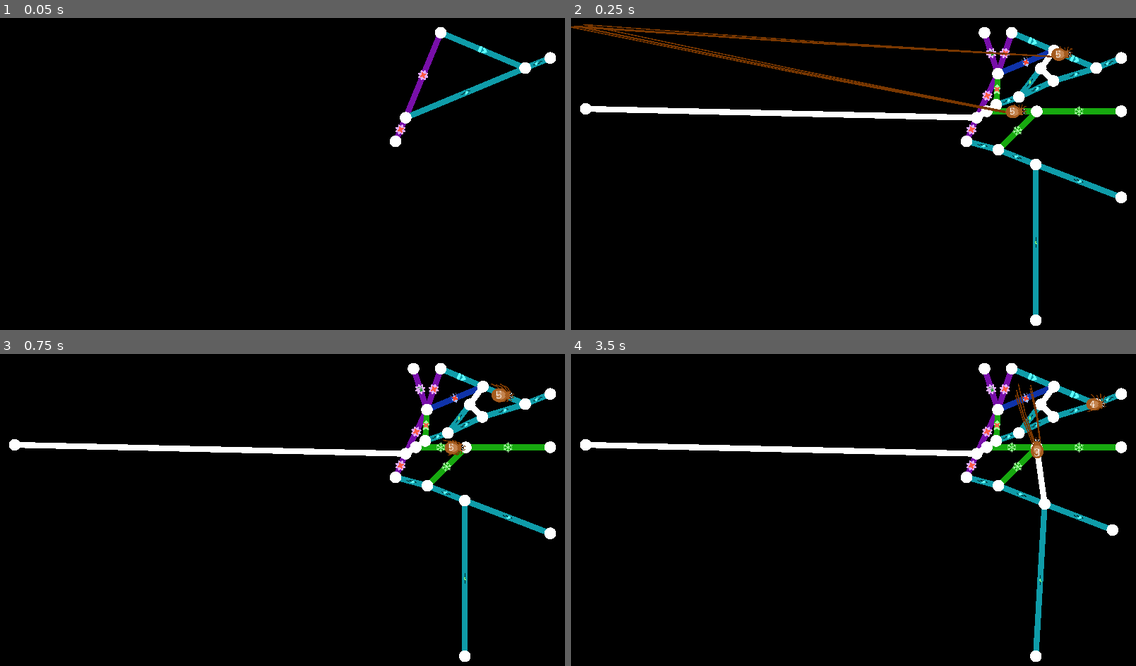
Above: before the commit, frames 1-4 (two rows, left to right).
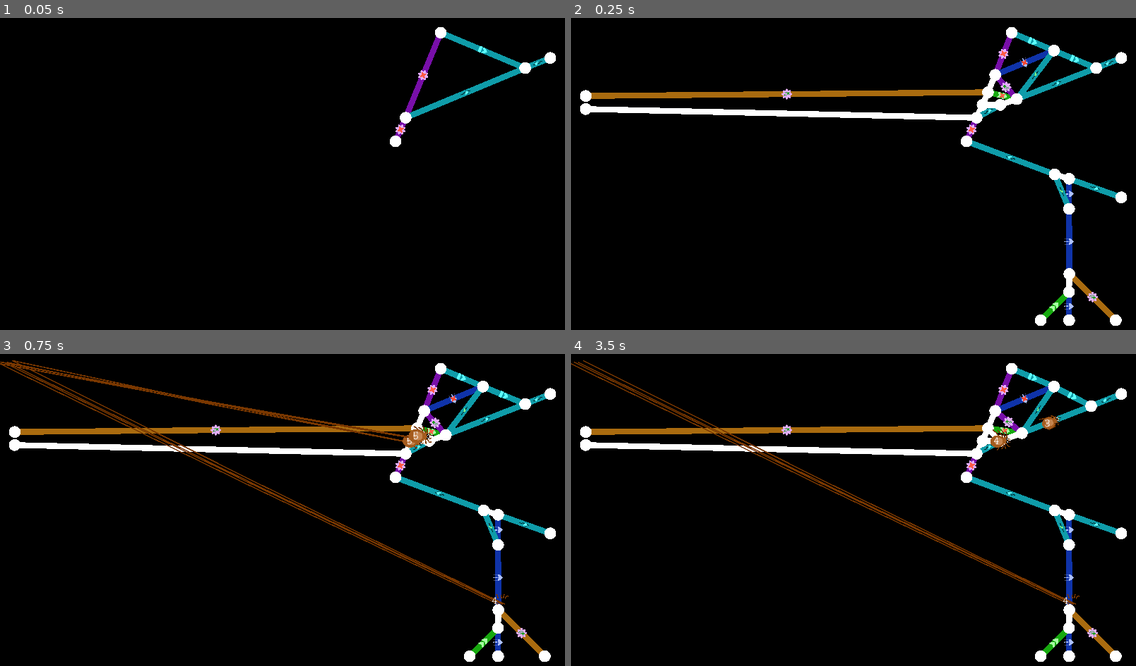
Above: after the commit, the same moments.

Repository: Pandaqi/Windowsilk
Game: Godot game, scene res://Main.tscn
Same seed, same stepped clock (60 frames per second), same inputs: the game is played once before the commit and once after it.
Inputs:
- Up to frame 1 (0.05 s): no input
- Up to frame 2 (0.25 s): no input
- Up to frame 3 (0.75 s): tap Enter at 0.5 s; hold Right from 0.53 s (still down); tap T at 0.6 s
- Up to frame 4 (3.5 s): tap Space at 0.77, 1.52, 3.02 s; release Right at 1.28 s; hold Down 1.28-2.03 s; tap K at 1.35 s; hold Right 2.03-2.78 s; tap J at 2.1 s; hold Up from 2.78 s (still down); tap H at 2.85 s

Frame 1 is identical in both runs. In frame 2, 6.8% of the frame differs, in the area x 0-99%, y 2-99%; in frame 3, 7.5%; in frame 4, 7.2%.

Commit message:
Makes jumping work, fixes some underlying issues

Diff:
--- a/scripts/entities.gd
+++ b/scripts/entities.gd
@@ -1,6 +1,8 @@
 extends Node2D
 
-const BOUNDS = { 'min': 3, 'max': 8 }
+# DEBUGGING
+#good values are 3-8, setting to 1 is just for testing
+const BOUNDS = { 'min': 1, 'max': 1 }
 const TIME_BOUNDS = { 'min': 3.0, 'max': 7.0 }
 
 var entity_scene = preload("res://scenes/entity.tscn")
@@ -18,11 +20,11 @@
 }
 
 func activate():
-	#available_types = ['larva']
-	return
-
 	available_types = GlobalDict.entities.keys()
 	available_types.erase("player_spider")
+
+	# DEBUGGING
+	available_types = ['grasshopper']
 
 	_on_Timer_timeout()
 
@@ -35,7 +37,7 @@
 	timer.start()
 
 func check_placement():
-	var num_entities = get_tree().get_nodes_in_group("Entities").size()
+	var num_entities = get_tree().get_nodes_in_group("NonPlayers").size()
 	if num_entities >= BOUNDS.max: return
 
 	place_entity()
--- a/scripts/entity_modules/module_movement_general.gd
+++ b/scripts/entity_modules/module_movement_general.gd
@@ -10,6 +10,8 @@
 onready var shuffler = $Shuffler
 onready var stamina = $Stamina
 onready var jumper = $Jumper
+
+signal move_vec(vec, dt)
 
 func initialize():
 	if not active_module: return
@@ -71,12 +73,14 @@
 		var vec_to = (hit_body.position - body.position).normalized()
 		active_module.set_vector(vec_to)
 
-func has_fleeing_behavior(other_body):
+func has_fleeing_behavior(other_body = null):
 	if not data.has('flee'): return false
-	if data.has('flee_type') and not other_body.m.status.same_type(data.flee_type): return false
+	if other_body:
+		if data.has('flee_type') and not other_body.m.status.same_type(data.flee_type): return false
 	return data.flee
 
-func has_chasing_behavior(other_body):
+func has_chasing_behavior(other_body = null):
 	if not data.has('chase'): return false
-	if data.has('chase_type') and not other_body.m.status.same_type(data.chase_type): return false
+	if other_body:
+		if data.has('chase_type') and not other_body.m.status.same_type(data.chase_type): return false
 	return data.chase
--- a/scripts/entity_modules/module_silkreader.gd
+++ b/scripts/entity_modules/module_silkreader.gd
@@ -23,7 +23,7 @@
 	if not cur_silk_type: return
 
 	# NOTE: if we immediately start changing points, we might get stuck on the starting point (as it just moved underneath us), so only start slightly later, works wonders
-	var far_enough_on_edge =  cur_edge.m.body.get_dist_to_closest_point(body) > 20
+	var far_enough_on_edge = cur_edge.m.body.get_dist_to_closest_point(body) > 20
 	if cur_silk_type == "featherlight" and far_enough_on_edge:
 		cur_edge.m.body.move_extremes_inward(FEATHERLIGHT_SPEED, dt)
 
--- a/scripts/entity_modules/module_status.gd
+++ b/scripts/entity_modules/module_status.gd
@@ -21,6 +21,8 @@
 
 func make_non_player():
 	body.erase_module("input")
+
+	body.add_to_group("NonPlayers")
 
 func is_player():
 	return (player_num >= 0)
--- a/scripts/entity_modules/module_tracker_general.gd
+++ b/scripts/entity_modules/module_tracker_general.gd
@@ -20,6 +20,10 @@
 	if not active_module.has_method("force_change_edge"): return
 	active_module.force_change_edge(e)
 
+func force_set_edge(e):
+	if not active_module.has_method("force_set_edge"): return
+	active_module.force_set_edge(e)
+
 func get_current_edge():
 	if not active_module.has_method("get_current_edge"): return
 	return active_module.get_current_edge()
--- a/scripts/entity_modules/module_trail.gd
+++ b/scripts/entity_modules/module_trail.gd
@@ -27,7 +27,7 @@
 func paint():
 	if type == "": return
 	if not painting_allowed: return
-	if not last_known_edge: return
+	if not last_known_edge or not is_instance_valid(last_known_edge): return
 
 	last_known_edge.m.type.set_to(type)
 
--- a/scripts/globals/global_dict.gd
+++ b/scripts/globals/global_dict.gd
@@ -6,6 +6,9 @@
 
 	'debug_terrain_types': true,
 	'line_thickness': 20,
+
+	# TO DO: If I ever set this to true, I should change collision layer/mask on entities to hit each other
+	'entities_obstruct_each_other': false
 }
 
 var silk_categories = {
@@ -105,6 +108,7 @@
 	},
 
 	# NOTE: combining "jump" and "static" automatically makes a creature that ONLY jumps, never walks/moves normally
+
 	"grasshopper": {
 		"frame": 5,
 		"points": 4,
--- a/scripts/movement_modules/module_jumper.gd
+++ b/scripts/movement_modules/module_jumper.gd
@@ -7,7 +7,7 @@
 signal on_instant_jump(params)
 
 func activate():
-	_on_Timer_timeout()
+	restart_timer()
 
 func _on_Timer_timeout():
 	restart_timer()
@@ -20,6 +20,6 @@
 func jump():
 	var params = {
 		'dont_create_new_edges': true,
-		'find_valid_dir': true
+		'find_valid_dir': true,
 	}
 	emit_signal("on_instant_jump", params)
--- a/scripts/player_modules/module_jumper.gd
+++ b/scripts/player_modules/module_jumper.gd
@@ -27,7 +27,9 @@
 	return payment
 
 func get_max_dist():
-	return DIST_PER_POINT * body.m.points.count()
+	if body.is_in_group("Players"):
+		return DIST_PER_POINT * body.m.points.count()
+	return 3000.0
 
 func _on_Input_move_vec(vec, _dt):
 	if not active: return
@@ -78,6 +80,7 @@
 	if jump_data.find_valid_dir:
 		var new_vec = find_valid_jumping_dir(params)
 		body.set_rotation(new_vec.angle())
+		params.dir = new_vec
 
 	if params.move_type == "web":
 		shoot_silk_line(params)
@@ -89,6 +92,7 @@
 func determine_jump_details():
 	var dir = get_forward_vec()
 	var move_type = body.m.status.get_move_type()
+	jump_data.move_type = move_type
 
 	var exclude_bodies = []
 	var edge = body.m.tracker.get_current_edge()
@@ -114,10 +118,15 @@
 
 func shoot_silk_line(params):
 	# TO DO: give feedback => and differentiate, as these cases are really not the same
-	# NOTE: If I simply _return_ if new_edge is not present, we completely disallow jumping over existing edges - is that a good idea or not?
+	# NOTE: If I simply _return_ if "new_edge" is not present, we completely disallow jumping over existing edges - is that a good idea or not?
 	var res = edges.shoot(params)
-	if res.failed or res.destroy:
-		print("No jump possible or needed")
+	if res.failed:
+		print("No jump possible")
+		finish_jump()
+		return
+
+	if res.destroy:
+		print("Destroy jump, no need to actually move")
 		finish_jump()
 		return
 
@@ -130,10 +139,10 @@
 	jump_data.target_edge = res.to_edge
 
 func play_jump_tween():
-	if not jump_data.target_point: return
-
 	var target = jump_data.target_pos
 	if jump_data.target_point: target = jump_data.target_point.position
+
+	if not target: return
 
 	var dur = JUMP_DURATION
 	tween.interpolate_property(body, "position",
@@ -154,23 +163,39 @@
 func finish_jump():
 	input_disabled = false
 
+	handle_new_position_in_web()
+
+	body.m.mover.enable()
+	body.m.tracker.enable()
+
+func handle_new_position_in_web():
+	if jump_data.move_type != "web": return
+
 	var start_pos = jump_data.start_pos
 	var target_pos = jump_data.target_pos
 	var actually_jumped = (target_pos != null)
-
-	if actually_jumped:
-		var dist = (target_pos - start_pos).length()
-
-		if body.is_in_group("Players"):
-			body.m.points.change(pay_for_travel(dist))
-
-		if jump_data.target_point:
-			body.m.tracker.arrived_on_point(jump_data.target_point)
-		elif jump_data.target_edge:
+	if not actually_jumped: return
+
+	var dist = (target_pos - start_pos).length()
+
+	if body.is_in_group("Players"):
+		body.m.points.change(pay_for_travel(dist))
+
+	if (not jump_data.target_edge) and (not jump_data.target_point):
+		print("Something went wrong => no target edge or point at end of jump")
+		return
+
+	if jump_data.target_point:
+		body.m.tracker.arrived_on_point(jump_data.target_point)
+		return
+
+	if jump_data.target_edge and is_instance_valid(jump_data.target_edge):
+		if jump_data.dont_create_new_edges:
+			body.m.tracker.force_set_edge(jump_data.target_edge)
+			return
+		else:
 			body.m.tracker.arrived_on_edge(jump_data.target_edge)
-
-	body.m.mover.enable()
-	body.m.tracker.enable()
+			return
 
 func _on_Tween_tween_all_completed():
 	finish_jump()
@@ -193,6 +218,8 @@
 	var max_dist = 3000.0
 	if params.move_type == "fly": max_dist = FLY_JUMP_DIST
 
+	var epsilon = 3.0
+
 	while bad_direction:
 		bad_direction = true
 		vec = get_random_vec()
@@ -204,7 +231,7 @@
 
 		# check where we should land
 		# the edges of the map always have bounds, so we always stop at the edge (if we hit nothing else)
-		var result = space_state.intersect_ray(from, to, params.exclude, col_layer)
+		var result = space_state.intersect_ray(from + vec*epsilon, to, params.exclude, col_layer)
 		if not result: continue
 		if result.collider.is_in_group("Bounds"): continue
 
--- a/scripts/player_modules/web_tracker.gd
+++ b/scripts/player_modules/web_tracker.gd
@@ -37,10 +37,25 @@
 	cur_edge = null
 
 func force_set_edge(e):
+	hard_remove_from_point()
+
 	cur_edge = e
 	e.m.entities.add(body)
 
+	keep_positioned_on_web()
+
 	tracker_handler.emit_signal("arrived_on_edge", e)
+
+func force_set_point(p):
+	hard_remove_from_edge()
+
+	cur_point = p
+	cur_point.add_entity(body)
+
+	# TO DO: position on point precisely
+	# NOTE: although this function is, currently, never even called
+
+	tracker_handler.emit_signal("arrived_on_point", p)
 
 # the edge we were standing on has been removed (split by someone else jumping)
 # so we only need to update our edge, not call anything else
@@ -83,6 +98,8 @@
 
 		new_pos = cur_edge.m.body.start.position + dist_to_extremes.start * cur_edge.m.body.get_vec().normalized()
 
+	if not new_pos: return
+
 	body.position = new_pos
 
 func recalculate_dist_to_extremes():
@@ -101,6 +118,7 @@
 
 	cur_edge = e
 	e.m.entities.add(body)
+
 	body.set_position(e.m.body.get_closest_point(body).position)
 
 	recalculate_dist_to_extremes()
--- a/scripts/web_modules/module_edges.gd
+++ b/scripts/web_modules/module_edges.gd
@@ -82,6 +82,9 @@
 	data.failed = false
 	data.created_something = true
 
+	if data.dont_create_new_edges:
+		data.destroy = false
+
 	return data
 
 func shoot_raycast(data):
@@ -105,7 +108,14 @@
 
 	data.from = from
 	data.to_edge = data.result.collider
-	data.to = data.result.position
+
+	# DEBUGGING: is this actually a good idea/necessary?
+	var compensate_for_imprecision = 0.5*dir*GlobalDict.cfg.line_thickness
+	if data.to_edge.is_in_group("Bounds"): compensate_for_imprecision = Vector2.ZERO
+
+	print("RAYCAST FOUND SOMETHING")
+
+	data.to = data.result.position + compensate_for_imprecision
 	return true
 
 func snap_to_existing_point(data, key):
@@ -132,6 +142,8 @@
 	return data.to.point.get_edge_to(data.from.point)
 
 func is_edge_too_short(data):
+	if data.dont_create_new_edges: return false
+
 	var dist_between_points = (data.to.pos - data.from.pos).length()
 	return (dist_between_points < MIN_JUMP_DIST)
 
@@ -154,6 +166,7 @@
 	return true
 
 func does_something_obstruct_arrival(data):
+	if not GlobalDict.cfg.entities_obstruct_each_other: return
 	if not data.shooter: return false
 
 	var obstructing_entity = get_closest_entity(data.to.pos, [data.shooter])
@@ -162,6 +175,8 @@
 	return true
 
 func is_too_similar_to_existing_edge(data):
+	if data.dont_create_new_edges: return false
+
 	var vec = (data.to.pos - data.from.pos).normalized()
 
 	if data.from.point:
@@ -212,6 +227,10 @@
 	if not data.destroy: return
 	if not data.to.point: return
 
+	if data.dont_create_new_edges:
+		remove_existing(data.to_edge)
+		return
+
 	# NOTE: this is a bogus point with no live edges attached to it, so removing it only removes that point => left in for consistency
 	if not data.from.already_created: points.remove_existing(data.from.point)
 	points.remove_existing(data.to.point)
@@ -225,7 +244,9 @@
 	var pointA = edge.m.body.start
 	var pointB = edge.m.body.end
 
-	var data_to_transfer = remove_existing(edge, false)
+	# @params => edge object, destroy orphans, keep entities alive
+	# we need to keep all points and entities alive, because they will simply be redistributed over the _new_ edge we'll create now
+	var data_to_transfer = remove_existing(edge, false, true)
 
 	var edgeA = create_between(pointA, new_point)
 	var edgeB = create_between(new_point, pointB)
@@ -291,11 +312,15 @@
 
 	return null
 
-func remove_existing(edge, destroy_orphan_points = true):
+func remove_existing(edge, destroy_orphan_points = true, keep_entities_alive = false):
 	edge.m.body.start.remove_edge(edge, destroy_orphan_points)
 	edge.m.body.end.remove_edge(edge, destroy_orphan_points)
 
 	var entities = edge.m.entities.get_them()
+	if not keep_entities_alive:
+		for entity in entities:
+			entity.m.status.die()
+
 	edge.queue_free()
 
 	return {
--- a/scripts/web_modules/module_points.gd
+++ b/scripts/web_modules/module_points.gd
@@ -22,10 +22,7 @@
 func remove_existing(point):
 	var edges_copy = point.get_edges() + []
 	for e in edges_copy:
-		var data_to_transfer = edges.remove_existing(e)
-
-		for entity in data_to_transfer.entities:
-			entity.m.status.die()
+		edges.remove_existing(e)
 
 	point.queue_free()
 
Not shown: 2 places in scenes/entity.tscn that only renumber resources
